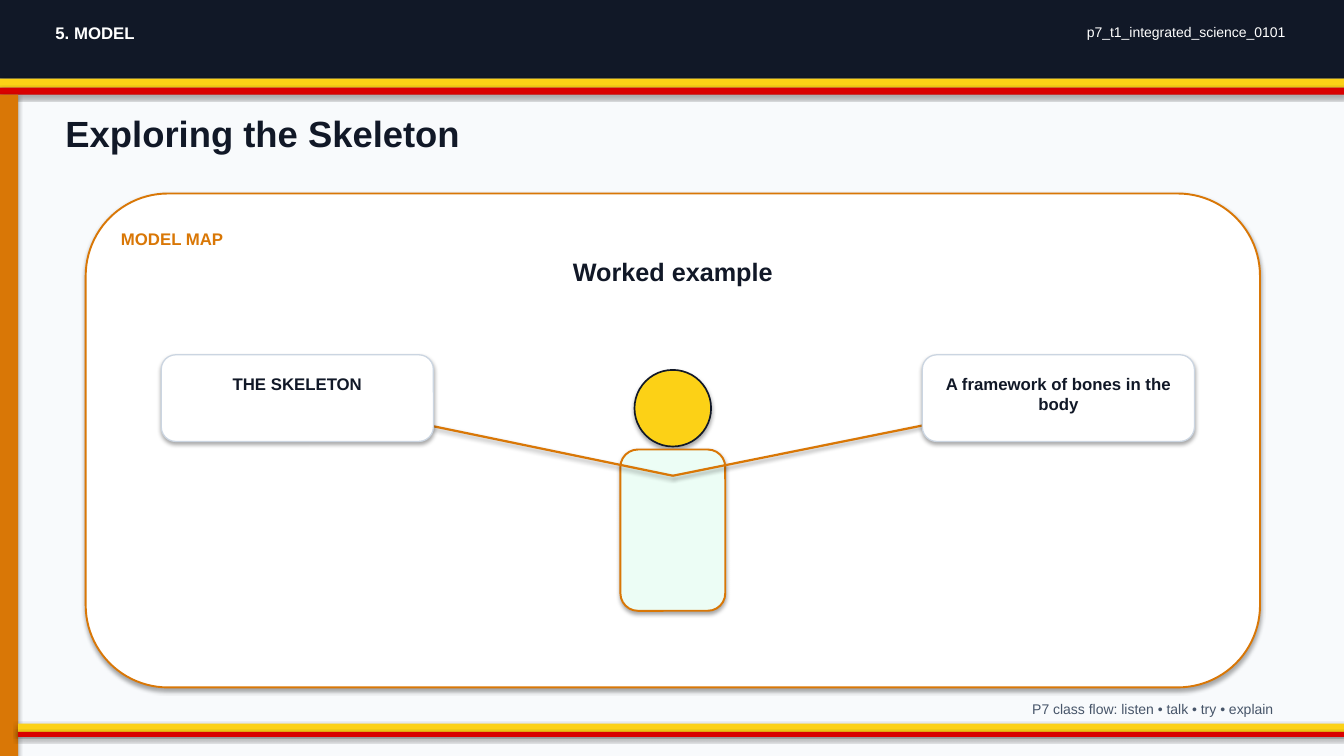
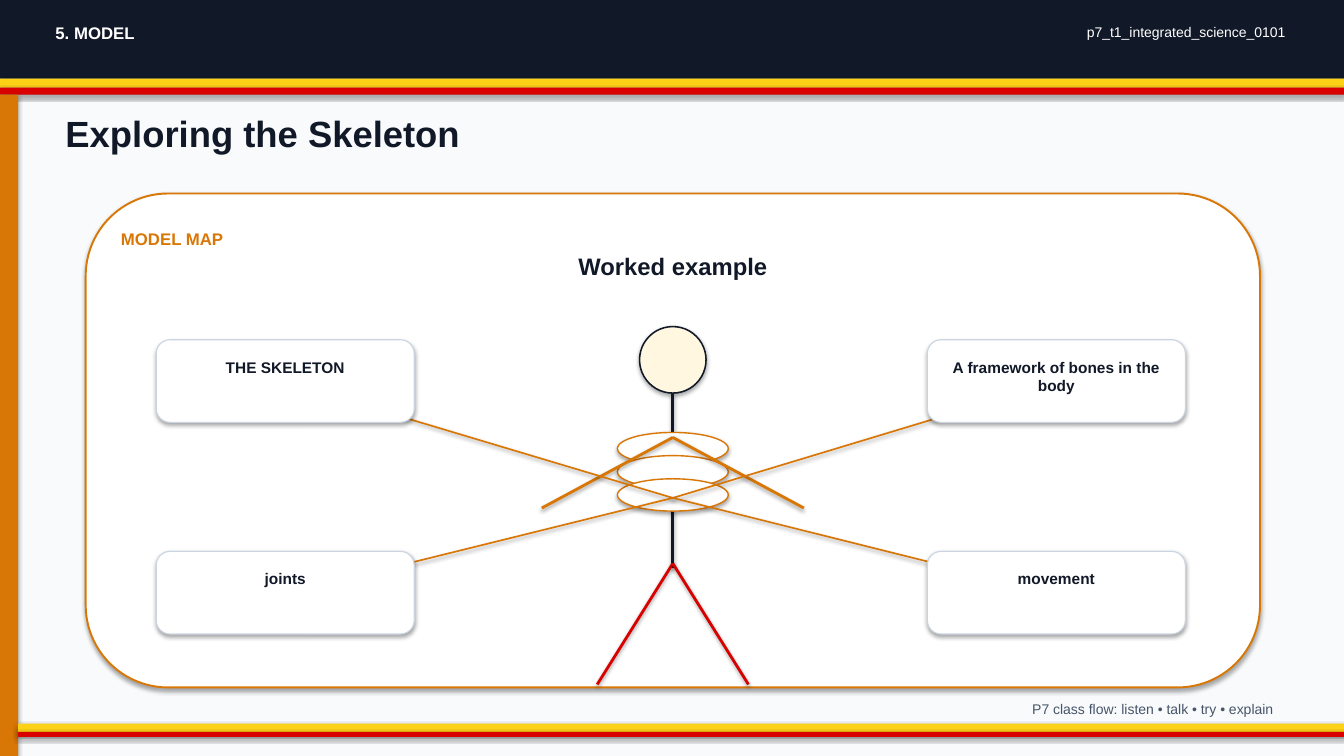
Before and after one commit to yousunjung84-edu/uganda-p7-mvp-20260629, a slide deck: slide 5 of uganda-p7-mvp/p7_t1_integrated_science_0101/p7_t1_integrated_science_0101.pptx. Drawn at 1344x756 pixels with LibreOffice and Linux fonts; fonts in the diff are those of the drawing. Boxes give left, top, right and bottom in pixels: in the first picture for what was removed or moved away, otherwise in the second. Text is boxed around its words. In the diff, an @@ line names an element or a change of style, - is before the commit and + after.

```diff
--- a/uganda-p7-mvp/p7_t1_integrated_science_0101/p7_t1_integrated_science_0101.pptx
+++ b/uganda-p7-mvp/p7_t1_integrated_science_0101/p7_t1_integrated_science_0101.pptx
@@ text "Worked example" at <box>578,257,767,280</box>: size 18 to 17 pt @@
@@ ellipse: place and size @@
-ellipse at <box>634,370,711,447</box>
+ellipse at <box>639,327,706,393</box>
@@ ellipse at <box>639,327,706,393</box>: fill #FCD116 to #FFF7E0; outline #111827 1.2 pt to #111827 1.1 pt @@
@@ rounded rectangle at <box>156,340,414,422</box>: outline #CBD5E1 0.9 pt to #CBD5E1 0.8 pt @@
@@ rounded rectangle: place and size @@
-rounded rectangle at <box>161,355,434,442</box>
+rounded rectangle at <box>156,340,414,422</box>
@@ text "THE SKELETON" at <box>226,362,345,373</box>: size 12 to 11 pt @@
@@ text "THE SKELETON": place and size @@
-text "THE SKELETON" at <box>233,378,362,390</box>
+text "THE SKELETON" at <box>226,362,345,373</box>
@@ rounded rectangle: place and size @@
-rounded rectangle at <box>923,355,1195,442</box>
+rounded rectangle at <box>928,340,1186,422</box>
@@ rounded rectangle at <box>928,340,1186,422</box>: outline #CBD5E1 0.9 pt to #CBD5E1 0.8 pt @@
@@ text "A framework of bones in ...": place and size @@
-text "A framework of bones in ..." at <box>946,378,1170,414</box>
+text "A framework of bones in ..." at <box>953,362,1159,394</box>
@@ text "A framework of bones in ..." at <box>953,362,1159,394</box>: size 12 to 11 pt @@
@@ line moved from (673, 476) - (297, 398) to (673, 498) - (285, 382) @@
@@ line (673, 498) - (285, 382): stroke #D97706 1.6 pt to #D97706 1.2 pt @@
@@ line moved from (673, 476) - (1059, 398) to (673, 498) - (1057, 382) @@
@@ line (673, 498) - (1057, 382): stroke #D97706 1.6 pt to #D97706 1.2 pt @@
@@ line added from (673, 393) to (673, 569), #111827 2 pt @@
@@ line added from (673, 438) to (542, 508), #D97706 2 pt @@
@@ ellipse added at <box>617,433,728,465</box>, fill #FFFFFF, outline #D97706 1 pt @@
@@ line added from (673, 438) to (804, 508), #D97706 2 pt @@
@@ ellipse added at <box>617,456,728,488</box>, fill #FFFFFF, outline #D97706 1 pt @@
@@ ellipse added at <box>617,479,728,511</box>, fill #FFFFFF, outline #D97706 1 pt @@
@@ rounded rectangle removed at <box>620,450,725,611</box> @@
@@ line added from (673, 498) to (285, 594), #D97706 1.2 pt @@
@@ line added from (673, 498) to (1057, 594), #D97706 1.2 pt @@
@@ rounded rectangle added at <box>156,552,414,634</box>, fill #FFFFFF, outline #CBD5E1 0.8 pt @@
@@ line added from (673, 564) to (597, 685), #D90000 2 pt @@
@@ line added from (673, 564) to (748, 685), #D90000 2 pt @@
@@ rounded rectangle added at <box>928,552,1186,634</box>, fill #FFFFFF, outline #CBD5E1 0.8 pt @@
@@ text added at <box>265,573,306,587</box>, 11 pt, text #111827, bold @@
+joints
@@ text added at <box>1018,574,1095,584</box>, 11 pt, text #111827, bold @@
+movement
```
Also in this commit, not shown: 3 other slides changed, 23 other files.
